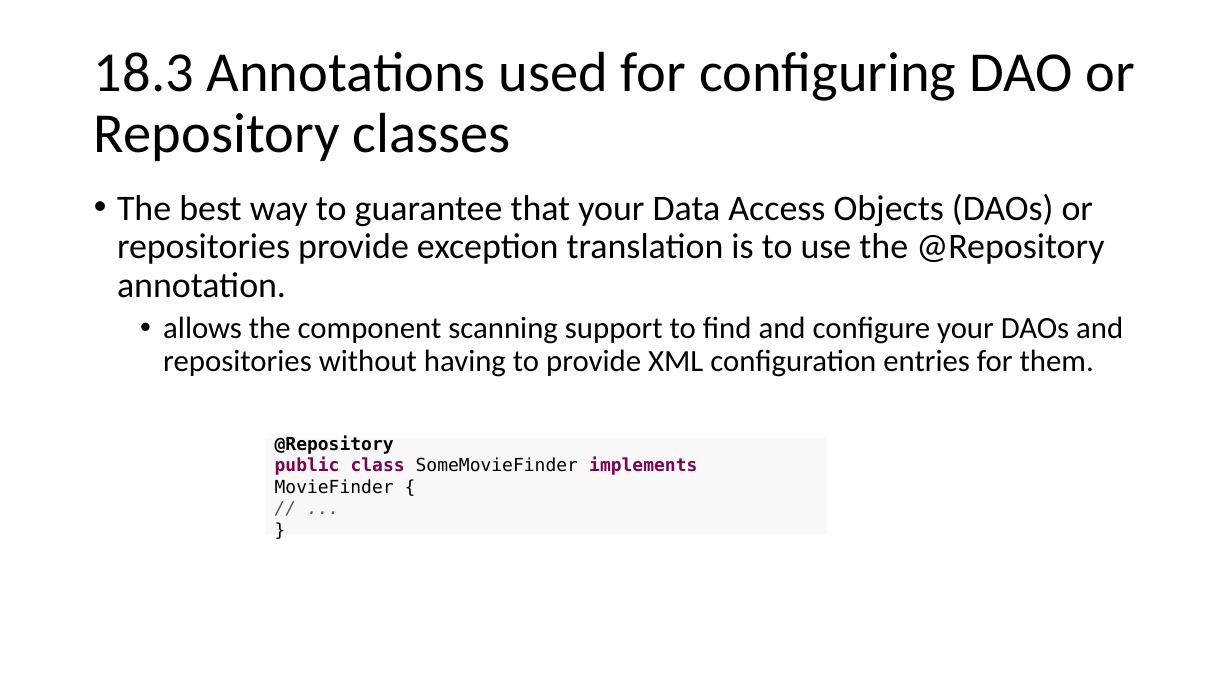
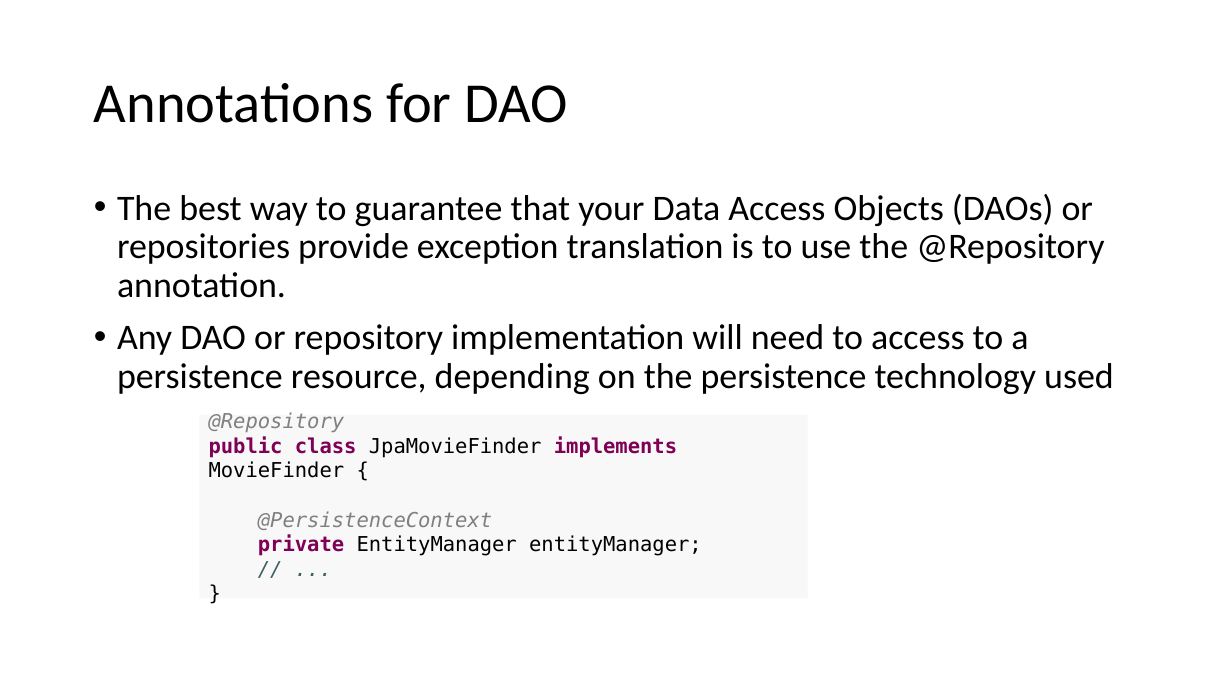
Before and after one commit to lawren43/mytest-repo, a slide deck: slide 25 of test-springmvc/doc/3.JPA+Spring.pptx (slide 31 before the commit). Drawn at 1232x693 pixels with LibreOffice and Linux fonts; fonts in the diff are those of the drawing. Boxes give left, top, right and bottom in pixels: in the first picture for what was removed or moved away, otherwise in the second. Text is boxed around its words. In the diff, an @@ line names an element or a change of style, - is before the commit and + after.

```diff
--- a/test-springmvc/doc/3.JPA+Spring.pptx
+++ b/test-springmvc/doc/3.JPA+Spring.pptx
@@ title at <box>94,83,567,123</box>: text changed @@
-18.3 Annotations used for configuring DAO or Repository classes
+Annotations for DAO
@@ text at <box>117,324,1114,394</box>: text changed; size 24 to 28 pt @@
-  • allows the component scanning support to find and configure your DAOs and repositories without having to provide XML configuration entries for them.
+• Any DAO or repository implementation will need to access to a persistence resource, depending on the persistence technology used
@@ rectangle "@Repository": place and size @@
-rectangle "@Repository" at <box>265,438,826,534</box>
+rectangle "@Repository" at <box>200,415,808,599</box>
@@ text in rectangle at <box>209,412,345,432</box>: size 14 to 16 pt in "@Repository", "// ...", "}"; text colour #000000 to #808080, bold off, italic on in "@Repository" @@
@@ text in rectangle at <box>209,436,702,556</box>: text changed; size 14 to 16 pt @@
-public class SomeMovieFinder implements MovieFinder {
+public class JpaMovieFinder implements MovieFinder {
+@PersistenceContext
+private EntityManager entityManager;
```
Also in this commit, not shown: 20 other slides changed, 3 slides added, 9 slides removed.
